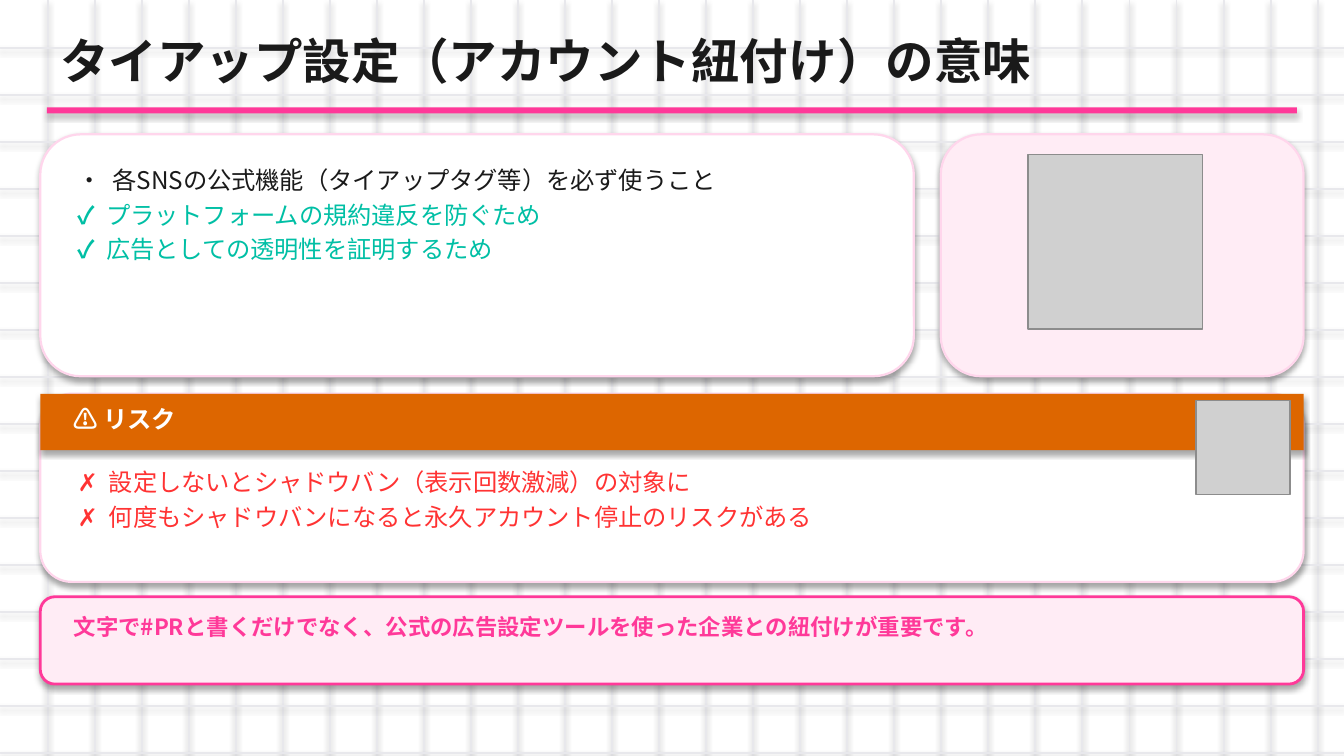
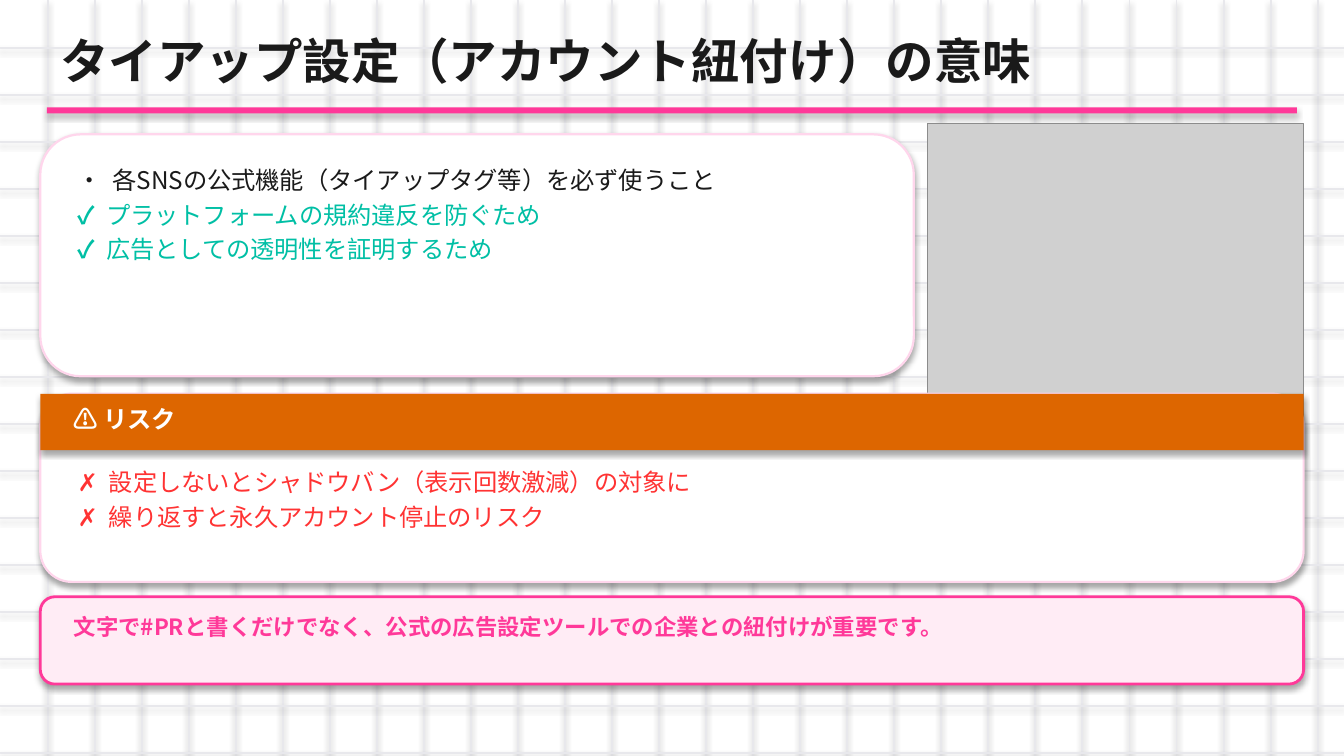
Before and after one commit to nagasawakai-eng/torihada-pptx-editor, a slide deck: slide 6 of TORIHADA_第2週_研修資料.pptx. Drawn at 1344x756 pixels with LibreOffice and Linux fonts; fonts in the diff are those of the drawing; grey boxes stand for pictures. Boxes give left, top, right and bottom in pixels: in the first picture for what was removed or moved away, otherwise in the second. Text is boxed around its words. In the diff, an @@ line names an element or a change of style, - is before the commit and + after.

```diff
--- a/TORIHADA_第2週_研修資料.pptx
+++ b/TORIHADA_第2週_研修資料.pptx
@@ picture added at (x1=927, y1=124, x2=1304, y2=500) @@
@@ rounded rectangle removed at (x1=941, y1=134, x2=1304, y2=376) @@
@@ picture removed at (x1=1028, y1=155, x2=1203, y2=329) @@
@@ picture removed at (x1=1196, y1=401, x2=1290, y2=495) @@
@@ text at (x1=109, y1=505, x2=545, y2=528): text changed @@
-✗ 何度もシャドウバンになると永久アカウント停止のリスクがある
+✗ 繰り返すと永久アカウント停止のリスク
@@ text at (x1=74, y1=616, x2=943, y2=637): text changed @@
-文字で#PRと書くだけでなく、公式の広告設定ツールを使った企業との紐付けが重要です。
+文字で#PRと書くだけでなく、公式の広告設定ツールでの企業との紐付けが重要です。
```
Also in this commit, not shown: 23 other slides changed, 13 other files.
